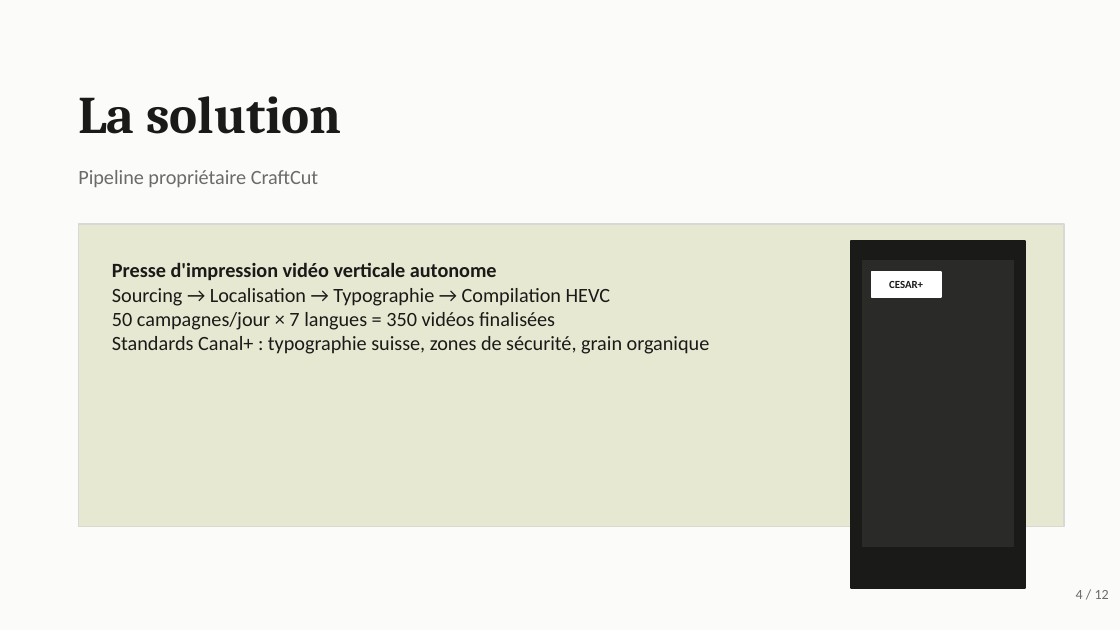
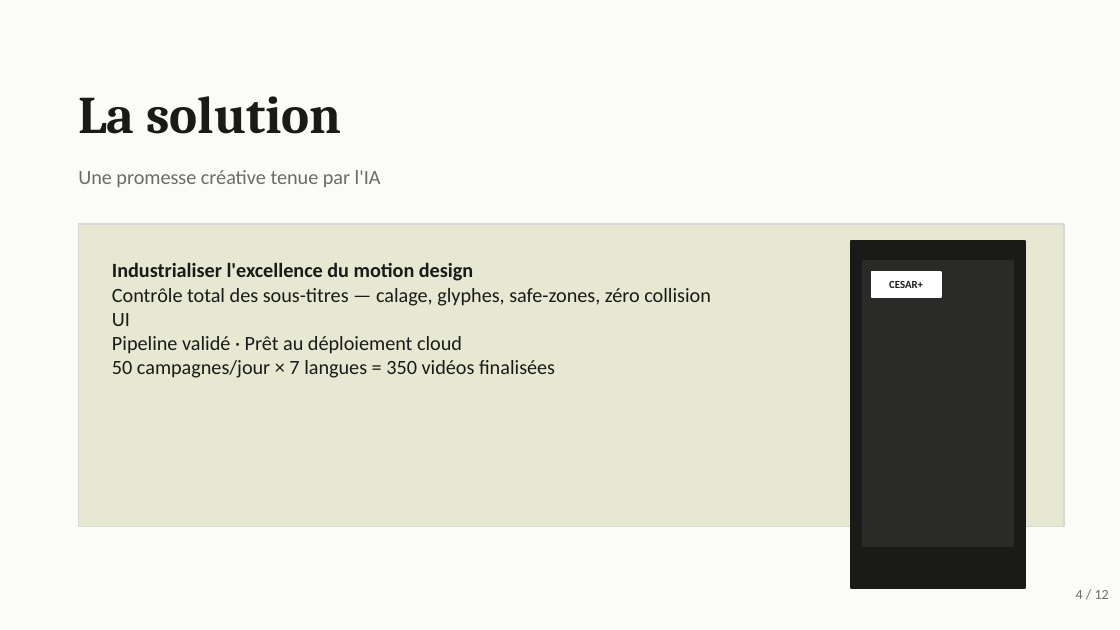
Before and after one commit to extendedvoidvoid/cesar-cabrera-cesar-plus, a slide deck: slide 4 of CraftCut_Pitch_Deck.pptx. Drawn at 1120x630 pixels with LibreOffice and Linux fonts; fonts in the diff are those of the drawing. Boxes give left, top, right and bottom in pixels: in the first picture for what was removed or moved away, otherwise in the second. Text is boxed around its words. In the diff, an @@ line names an element or a change of style, - is before the commit and + after.

Commit message:
refactor: align pitch deck and PITCH_DECK with new CraftCut narrative
- Pop culture entry → labels → youth podcasts
- Editorial duo, satellite pages, voice cloning EU
- Cloud-ready positioning (no M3/Gutenberg/Apple Music refs)
- Regenerated 12-slide CraftCut_Pitch_Deck.pptx

```diff
--- a/CraftCut_Pitch_Deck.pptx
+++ b/CraftCut_Pitch_Deck.pptx
@@ text at bbox=[78, 170, 381, 187]: text changed @@
-Pipeline propriétaire CraftCut
+Une promesse créative tenue par l'IA
@@ text at bbox=[112, 262, 711, 354]: text changed @@
-Presse d'impression vidéo verticale autonome
-Sourcing → Localisation → Typographie → Compilation HEVC
+Industrialiser l'excellence du motion design
+Contrôle total des sous-titres — calage, glyphes, safe-zones, zéro collision UI
+Pipeline validé · Prêt au déploiement cloud
@@ text at bbox=[112, 336, 710, 354]: paragraph removed @@
-Standards Canal+ : typographie suisse, zones de sécurité, grain organique
```
Also in this commit, not shown: 4 other slides changed, 6 slides added, 6 slides removed, 4 other files.
